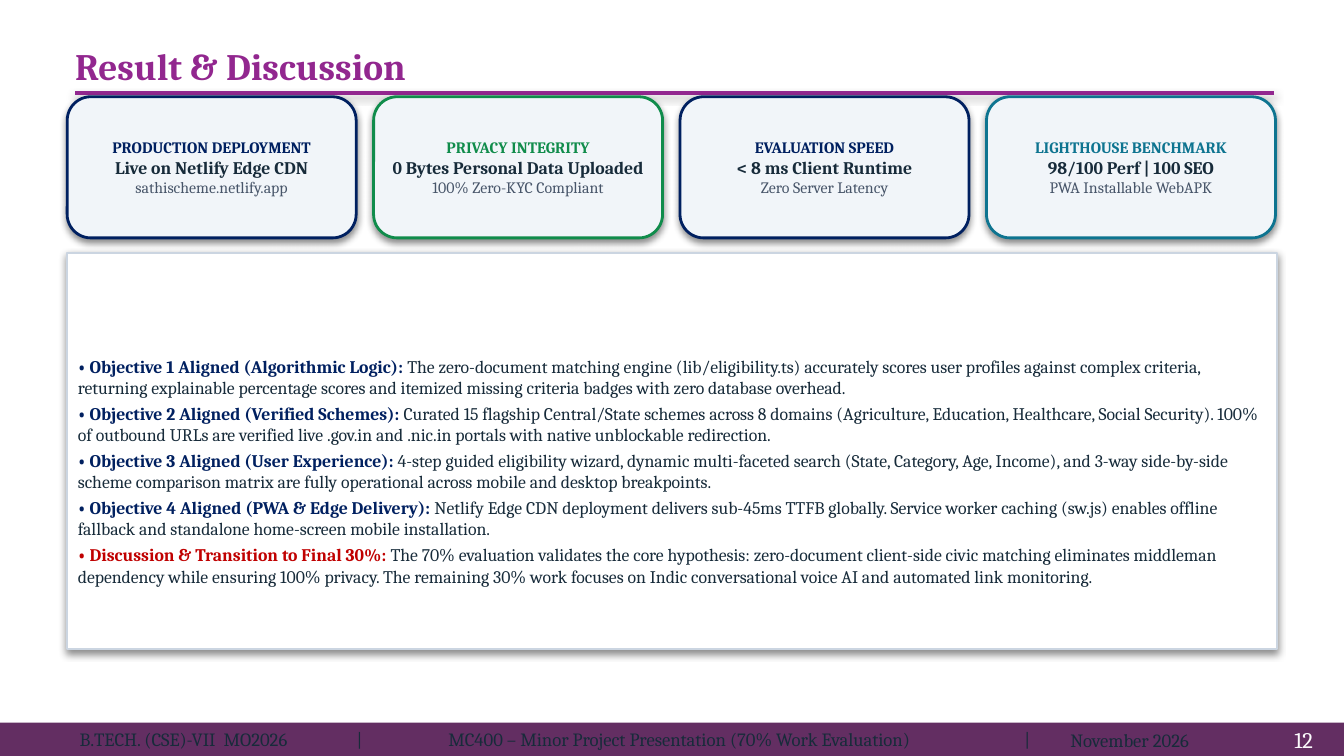
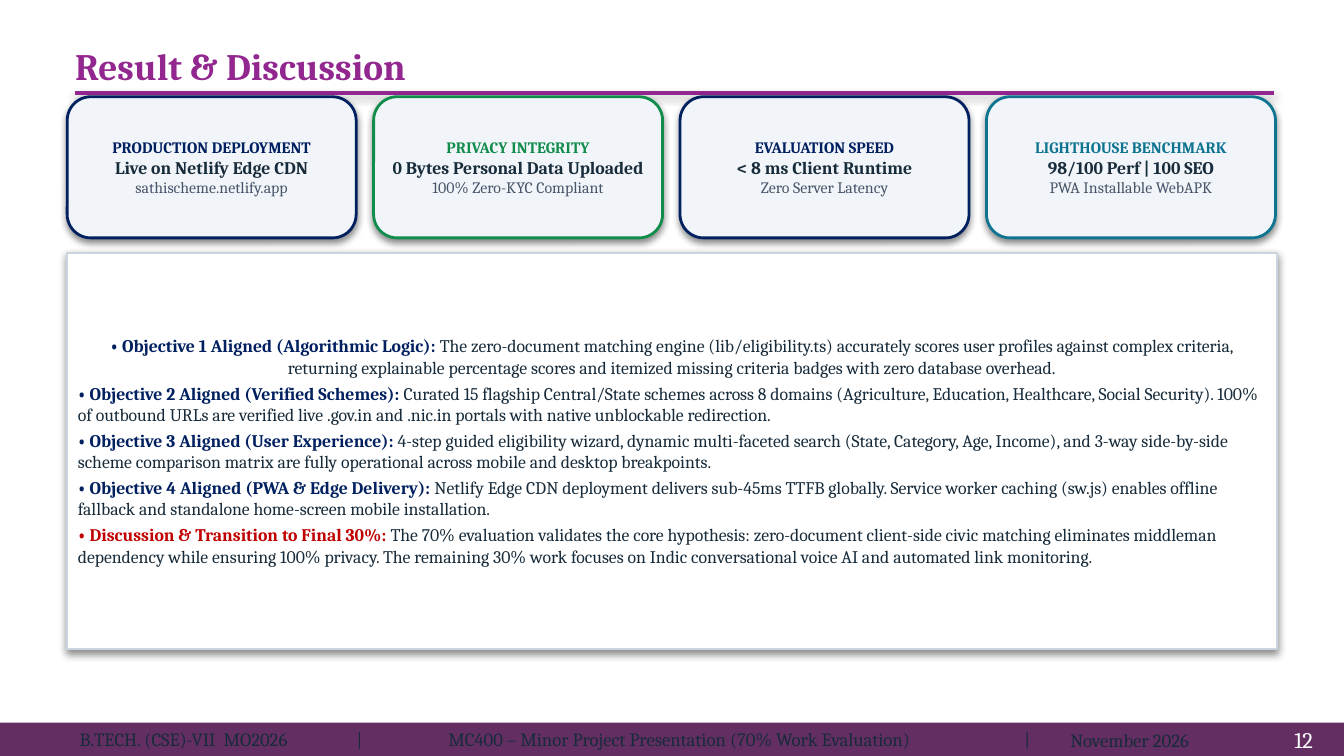
Before and after one commit to Shivaniroy09/SchemeSathi-Ai-Project, a slide deck: slide 12 of SchemeSaathi_70_Percent_Minor_Project_Presentation.pptx. Drawn at 1344x756 pixels with LibreOffice and Linux fonts; fonts in the diff are those of the drawing. Boxes give left, top, right and bottom in pixels: in the first picture for what was removed or moved away, otherwise in the second. Text is boxed around its words. In the diff, an @@ line names an element or a change of style, - is before the commit and + after.

Commit message:
refactor: update presentation generation script to remove placeholders and format text paragraphs

```diff
--- a/SchemeSaathi_70_Percent_Minor_Project_Presentation.pptx
+++ b/SchemeSaathi_70_Percent_Minor_Project_Presentation.pptx
@@ text in rectangle at (122,339,1234,378): alignment left to centre @@
```
Also in this commit, not shown: 2 other slides changed, 3 other files.
